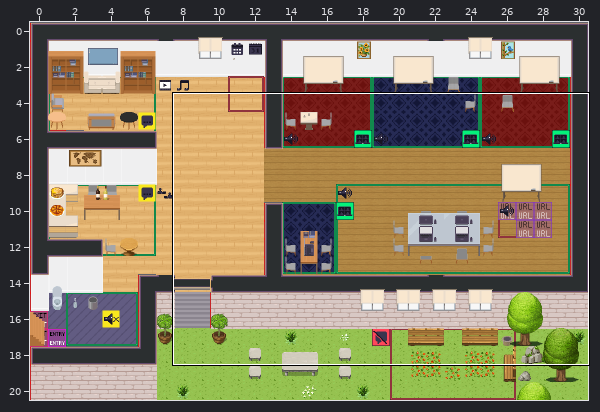
Tiled map (JSON): maps/map.tmj. The first picture is a wide view before the edit; the outline marks the close-up.
Close-up. First the earlier version:
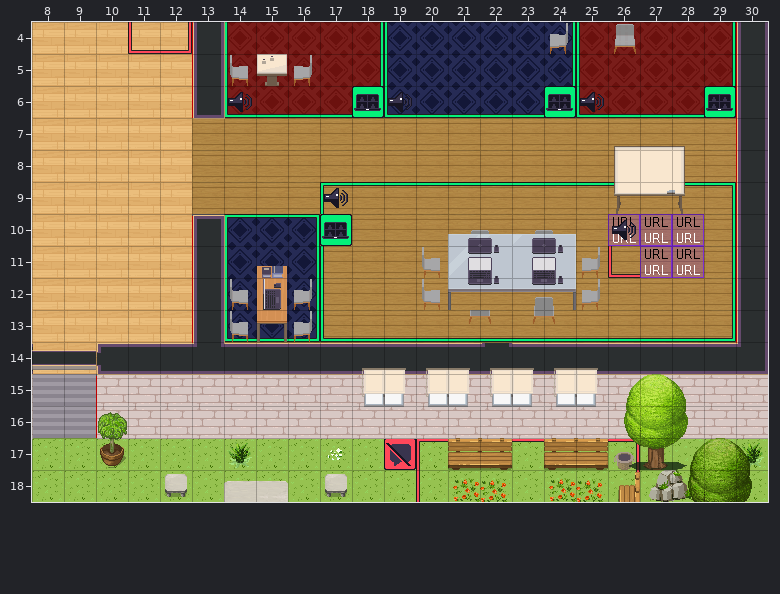
Cells are 32x32 px. Shown: x 8..30, y 4..18.
And afterwards:
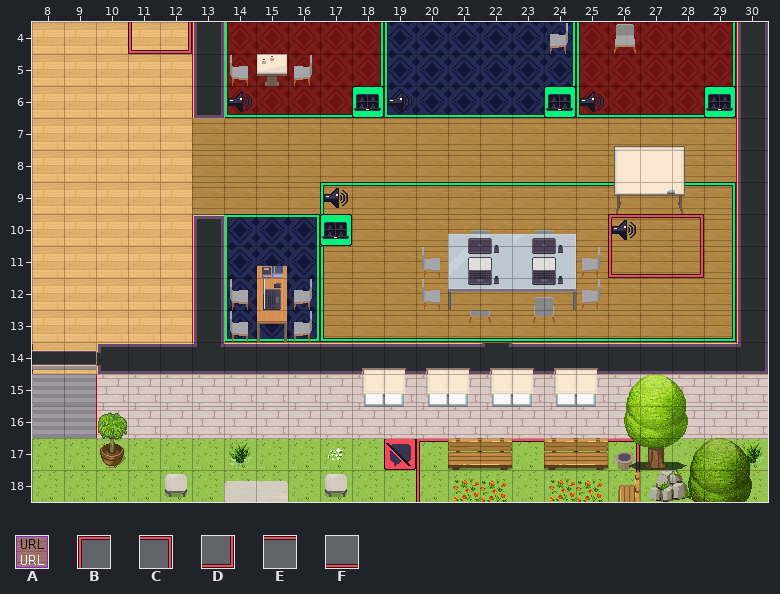
Key: from "WA_Special_Zones": A 8; from "WA_User_Interface": B 239, C 240, D 241, E 243, F 244.
_ is an empty cell.
Tiles replaced or removed in this view: A.
See-through tiles are keyed as they look on the map.
Changes in this commit:
Changed rows in their new state; . is an unchanged cell.
Layer "floor/floor zones":
first column x 26:
10 BEC
11 .FD
Changed places in both close-ups, as pixel boxes (x1, y1, x2, y2):
changed: (608, 214, 704, 278)
